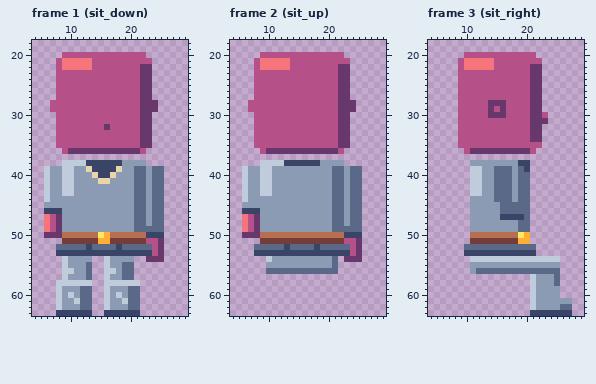
File history of a pixel-art file, art-src/aseprite/avatar_sit.aseprite. The first picture shows the starting point.
32x64 pixels, 3 frames. Shown: frame 1 (sit_down): x 4..29, y 18..63; frame 2 (sit_up): x 4..29, y 18..63; frame 3 (sit_right): x 4..29, y 18..63.
New version:
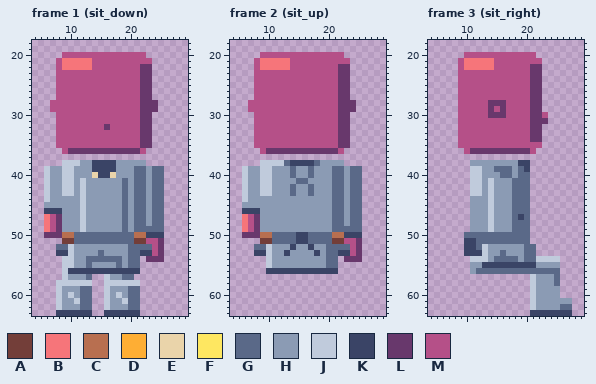
Palette (. is transparent): A #733e39  B #f6757a  C #b86f50  D #feae34  E #ead4aa  F #fee761  G #5a6988  H #8b9bb4  J #c0cbdc  K #3a4466  L #68386c  M #b55088
Diff:
layer "outer_apron" added
Changed rows in their new state; - is an unchanged pixel.
Frame 1 (sit_down), layer "outer_apron":
first column x 10:
38 --HH----H---
39 ---H----H---
41 --J--HH--G--
42 --J------G--
43 --J------G--
44 --J------G--
45 --J------G--
46 --J------G--
47 --J------G--
48 --J------G--
49 --J------G--
50 -GGGGGGGGGG-
51 -GGGGGGGGGG-
52 JHHHHHHHHH--
53 JHHHHGHHHHGG
54 J--GGGGGG-GG
55 J---HHH-GH-G
56 KKKKKKKKKKKK
Frame 2 (sit_up), layer "outer_apron":
first column x 13:
38 G----G
39 -G--G-
40 -G--G-
41 --GG--
42 -G--G-
43 -G--G-
first column x 10:
50 -GGGGKKGGGG-
51 -GGGGKKGGGG-
52 JHHHKHHKHH--
53 JHH-HHHH-HGG
54 ----------G-
55 J---------G-
56 KKKKKKKKKKKK
Frame 3 (sit_right), layer "outer_apron":
first column x 10:
40 -----H------
41 ----JHHHG---
42 ----JHHHG---
43 ----JHHHG---
44 ----JHHHG---
45 ----J-HH----
46 ----J-HH----
47 ----J-HHG---
48 ----J---G---
49 ----J---G---
50 GGGGGGGGGGG-
51 KKGGGGGGGGG-
52 KK-JHHHHHH--
53 ---JHHGHHHGG
54 ----HGGGGHGG
55 ---KKKKKKKKK
Boxes around the changes in both pictures, in picture pixels (x1, y1, x2, y2):
changed: (68, 160, 140, 274)
changed: (284, 160, 320, 196)
changed: (266, 232, 338, 274)
changed: (464, 172, 536, 268)
